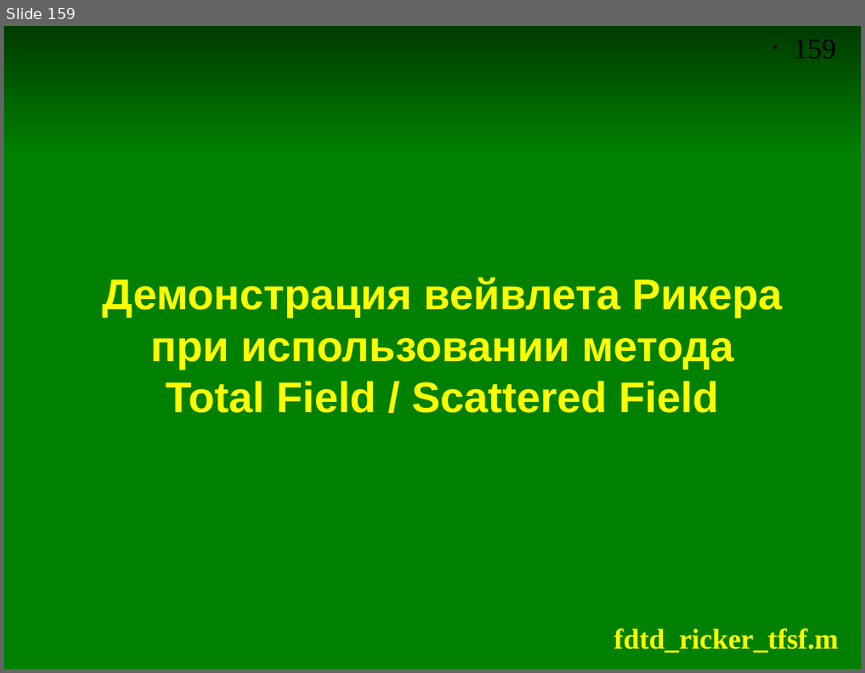
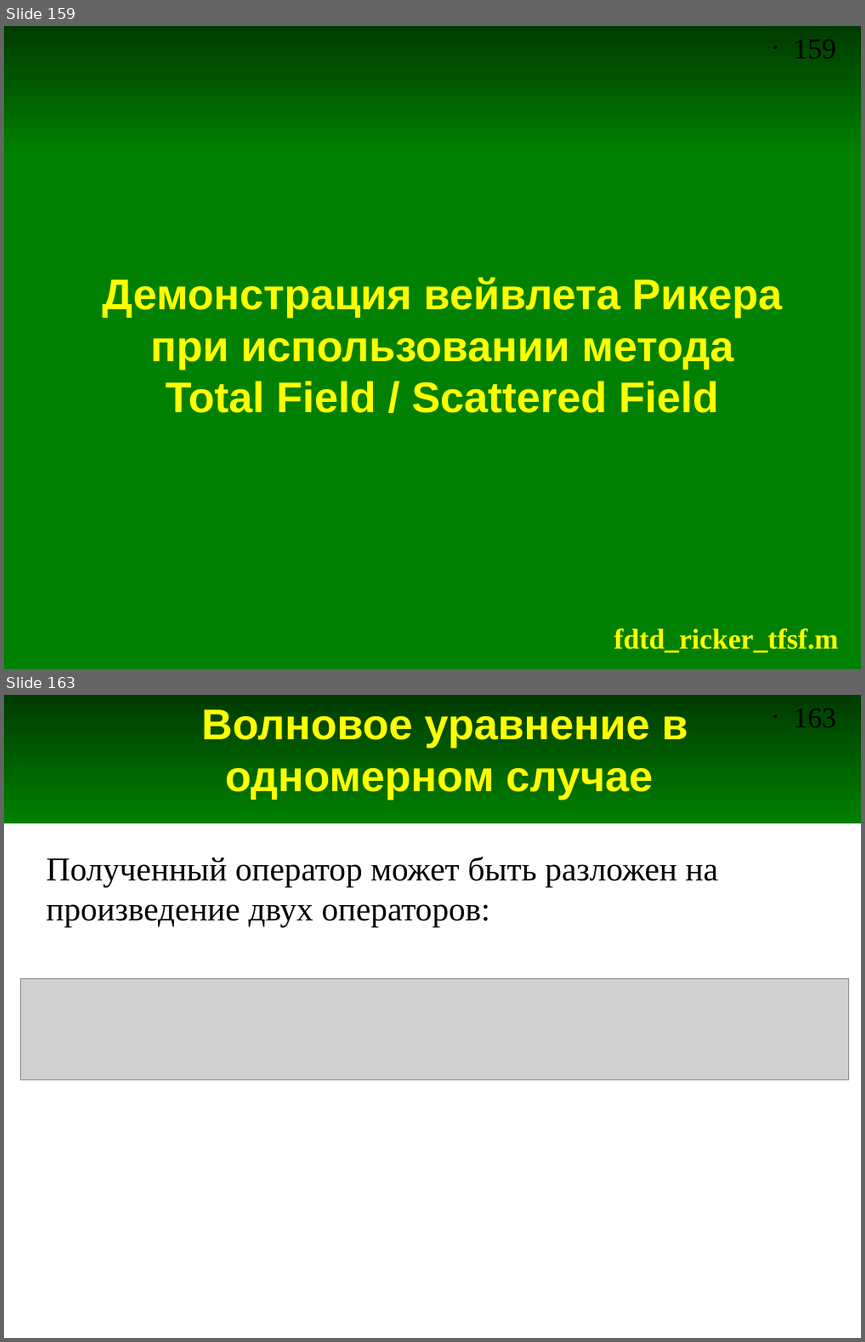
Before and after one commit to andris0147sv/modelling, a slide deck: presentations/2. FDTD.odp. Shown one above the other, each under a label of ours: slide 159 before the commit, slides 159 and 163 after it; the slides between them are not shown. The pictures are 865x673 and 865x1342 pixels, drawn with LibreOffice and Linux fonts; fonts in the diff are those of the drawing; grey boxes stand for pictures. Boxes give left, top, right and bottom in pixels: in the first picture for what was removed or moved away, otherwise in the second. Text is boxed around its words. In the diff, an @@ line names an element or a change of style, - is before the commit and + after.

```diff
--- a/presentations/2. FDTD.odp
+++ b/presentations/2. FDTD.odp
@@ slide 163 added at [4, 695, 861, 1338], background #FFFFFF; not listed: 2 template elements that a slide beside it also shows @@
@@ title added at [201, 709, 688, 800], 36 pt, text #FFFF00, bold @@
+Волновое уравнение в одномерном случае
@@ text added at [46, 857, 718, 927], 28 pt, text #000000 @@
+Полученный оператор может быть разложен на произведение двух операторов:
@@ picture added at [21, 979, 849, 1080] @@
```
Also in this commit, not shown: 1 slide changed, 11 other slides added.
